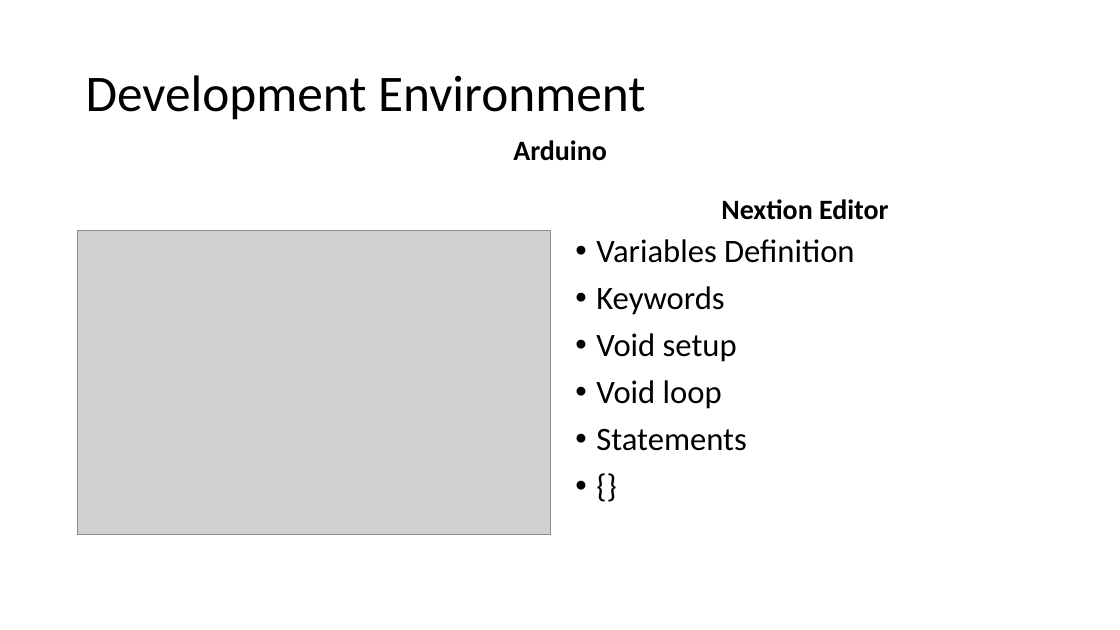
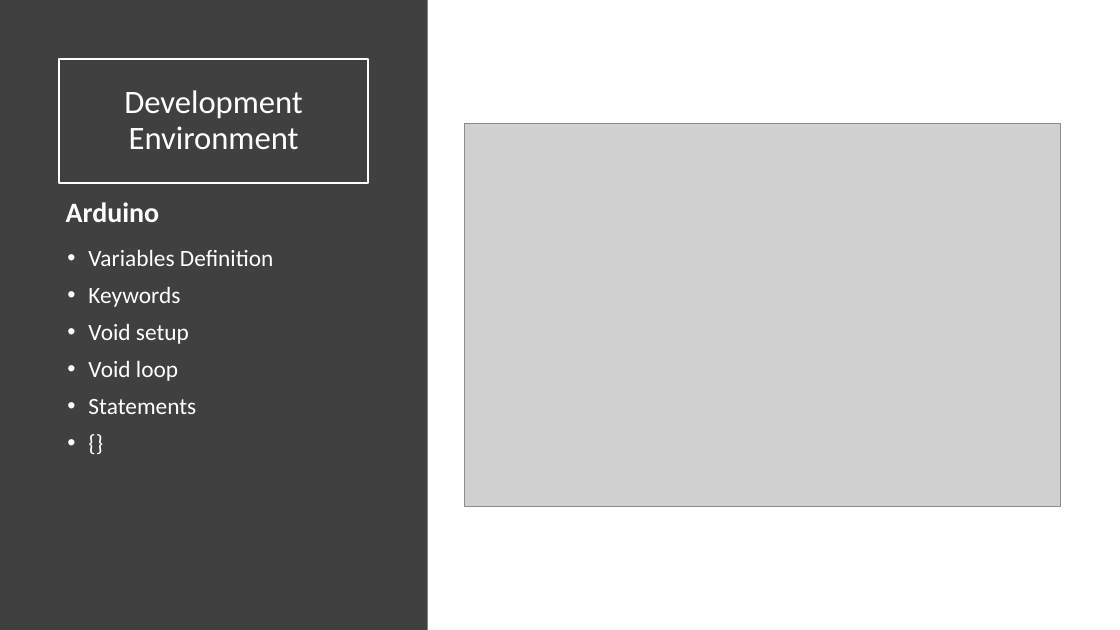
Before and after one commit to AkazeX/GEM, a slide deck: slide 11 of 999_Präsentation/PPP/luca.pptx (slide 2 before the commit). Drawn at 1120x630 pixels with LibreOffice and Linux fonts; fonts in the diff are those of the drawing; grey boxes stand for pictures. Boxes give left, top, right and bottom in pixels: in the first picture for what was removed or moved away, otherwise in the second. Text is boxed around its words. In the diff, an @@ line names an element or a change of style, - is before the commit and + after.

```diff
--- a/999_Präsentation/PPP/luca.pptx
+++ b/999_Präsentation/PPP/luca.pptx
@@ rectangle added at (x1=0, y1=0, x2=428, y2=630), fill #404040 @@
@@ title "Development Environment" resized from (x1=86, y1=75, x2=645, y2=120) to (x1=59, y1=59, x2=368, y2=182) @@
@@ title "Development Environment" at (x1=59, y1=59, x2=368, y2=182): size 44 to 28 pt, text colour #000000 to #FFFFFF; alignment left to centre; outline none to #FFFFFF 1.5 pt @@
@@ picture resized from (x1=77, y1=230, x2=551, y2=534) to (x1=465, y1=124, x2=1061, y2=507) @@
@@ text "Arduino" moved from (x1=513, y1=140, x2=606, y2=161) to (x1=66, y1=202, x2=159, y2=222) @@
@@ text "Arduino" at (x1=66, y1=202, x2=159, y2=222): text colour #000000 to #FFFFFF; line spacing 0.8 to 0.9 @@
@@ text removed at (x1=721, y1=199, x2=889, y2=220) @@
-Nextion Editor
@@ text "Variables Definition" moved from (x1=596, y1=239, x2=854, y2=451) to (x1=88, y1=250, x2=273, y2=414) @@
@@ text "Variables Definition" at (x1=88, y1=250, x2=273, y2=414): size 28 to 20 pt, text colour #000000 to #FFFFFF @@
```
Also in this commit, not shown: 2 other slides changed, 16 slides added, 2 slides removed, 5 other files.
